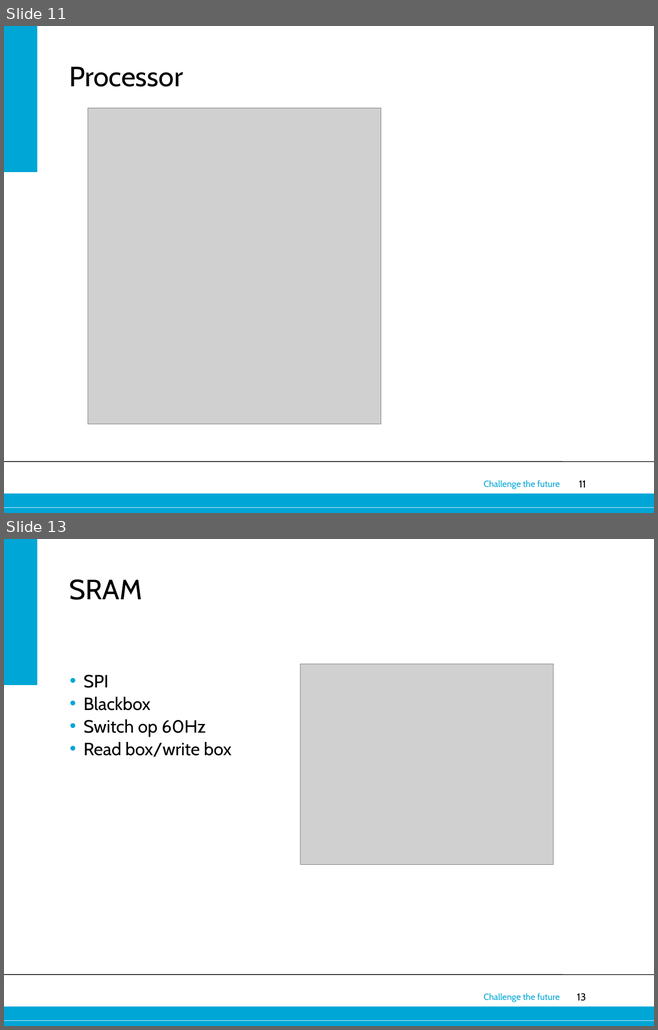
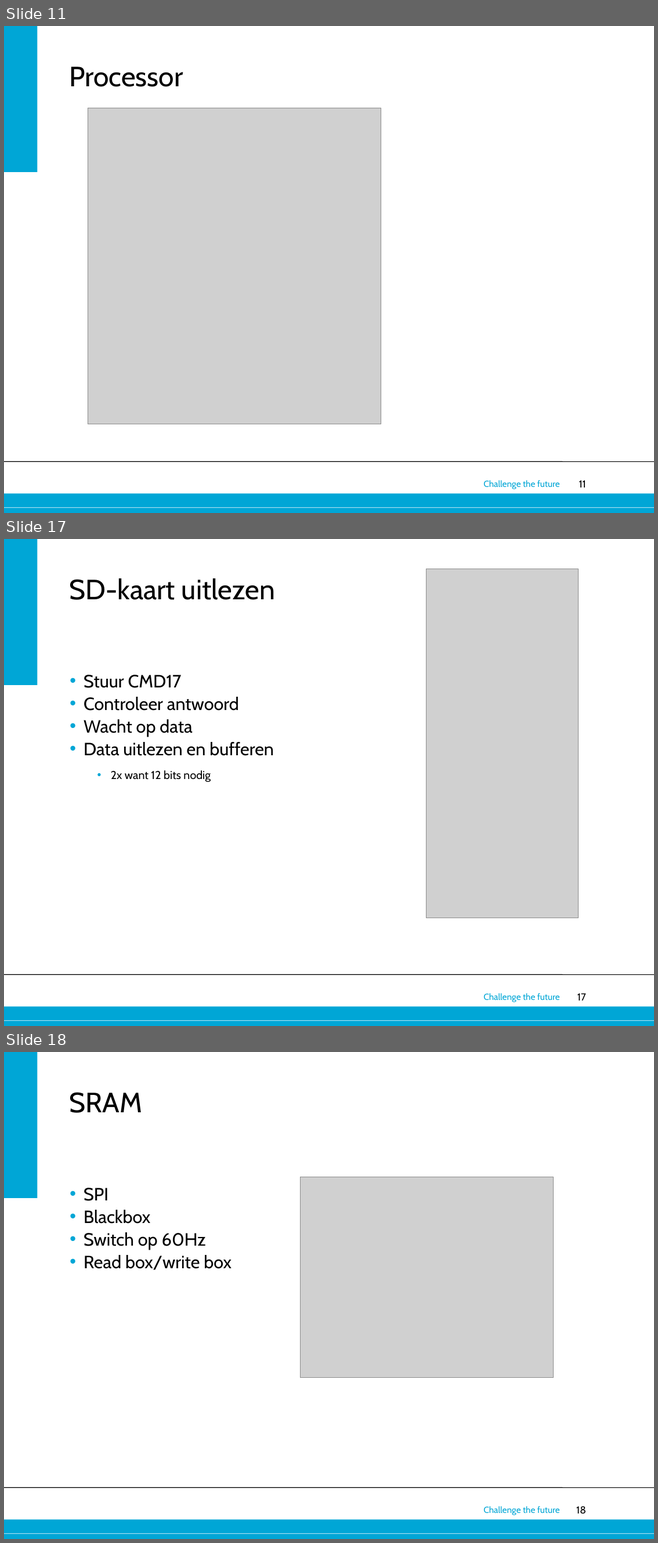
Before and after one commit to 0v3rf10w/epo3a5, a slide deck: Eindpresentatie.pptx. Shown one above the other, each under a label of ours: slides 11 and 13 before the commit, slides 11, 17 and 18 after it; the slides between them are not shown. The pictures are 658x1030 and 658x1543 pixels, drawn with LibreOffice and Linux fonts; fonts in the diff are those of the drawing; grey boxes stand for pictures; background and template pictures are left out. Boxes give left, top, right and bottom in pixels: in the first picture for what was removed or moved away, otherwise in the second. Text is boxed around its words. In the diff, an @@ line names an element or a change of style, - is before the commit and + after.

```diff
--- a/Eindpresentatie.pptx
+++ b/Eindpresentatie.pptx
@@ slide 17 added at (4, 539, 654, 1026), background #FFFFFF; not listed: 6 template elements that a slide beside it also shows @@
@@ picture added at (426, 569, 578, 918) @@
@@ title added at (69, 578, 275, 600), 44 pt, text #000000 @@
+SD-kaart uitlezen
@@ text added at (83, 675, 274, 782), 28 pt, text #000000 @@
+• Stuur CMD17
+• Controleer antwoord
+• Wacht op data
+• Data uitlezen en bufferen
+  • 2x want 12 bits nodig
@@ what was slide 13 is now slide 18 @@
@@ page number at (576, 1506, 586, 1514): text changed @@
-13
+18
```
Also in this commit, not shown: 1 slide changed, 4 other slides added, 8 other files.
